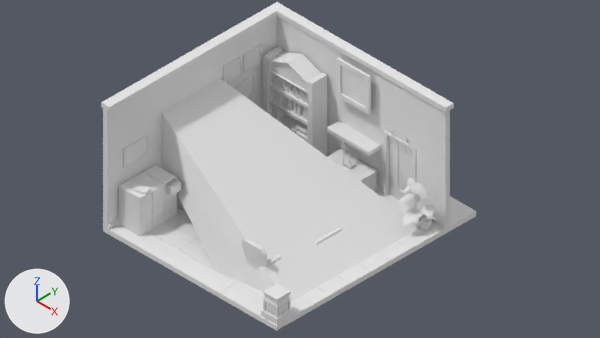
The Blender file Assets/_Game/Models/workfile.blend, before and after one commit.
Both versions are drawn from the file's camera 'Camera'. The lights are fixed; the arrows at lower left show +X, +Y and +Z.

Objects in the first picture: 'Bookshelf', 'Chair', 'Door', 'FilingCabinetOpen', 'FilingcabonetClosed2', 'Floor', 'InkPainting', 'OrnamentalTable', 'Shelf', 'Trunk', 'Walls', 'Walls.002'.
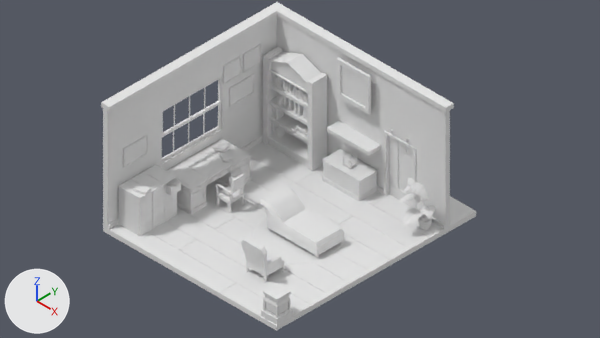
The change, as a list of edits to the scene's bpy script:
```text
Change ob_walls_002:
    add ob_walls_002.hide_set(True)
```

Where the change shows, as pixel boxes [x1, y1, x2, y2] in the pictures (600 x 338 px):
'Walls.002', hidden
    before: [161, 78, 420, 302]
'Sofa', unchanged, uncovered by the edit
    before: [314, 228, 343, 245]
    after: [260, 186, 344, 257]
'Desk', unchanged, uncovered by the edit
    before: [177, 195, 186, 212]
    after: [167, 139, 251, 215]
'Rug', unchanged, uncovered by the edit
    after: [251, 212, 345, 265]
'Walls.001', unchanged, uncovered by the edit
    before: [161, 75, 222, 138]
    after: [161, 75, 222, 163]
